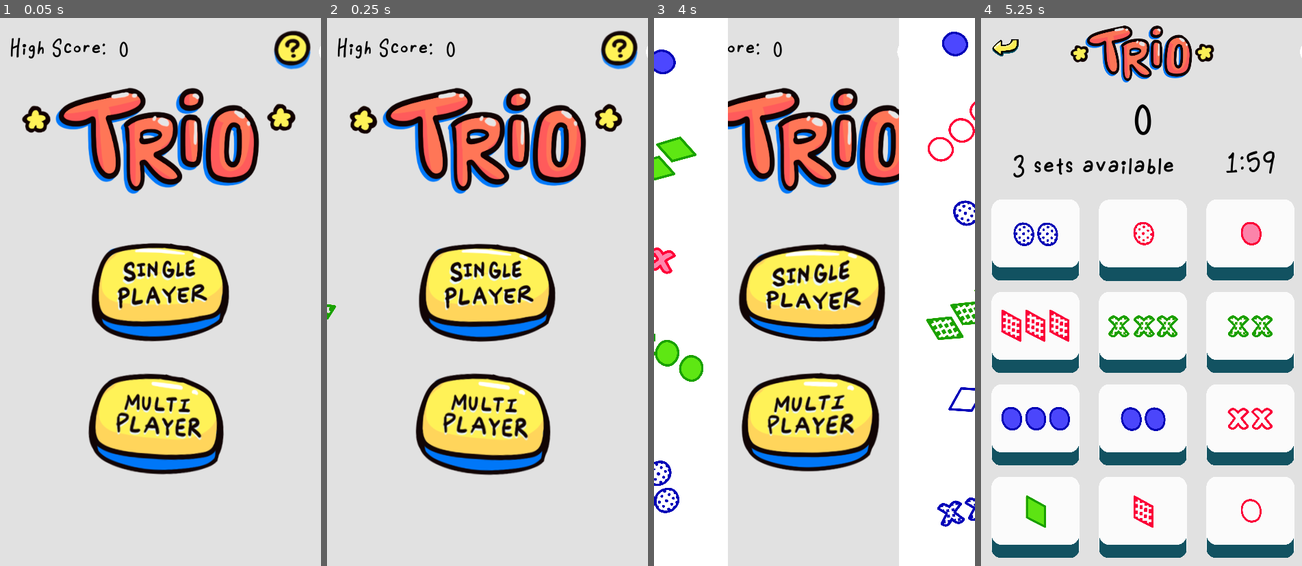
Above: before the commit, frames 1-4 (left to right).
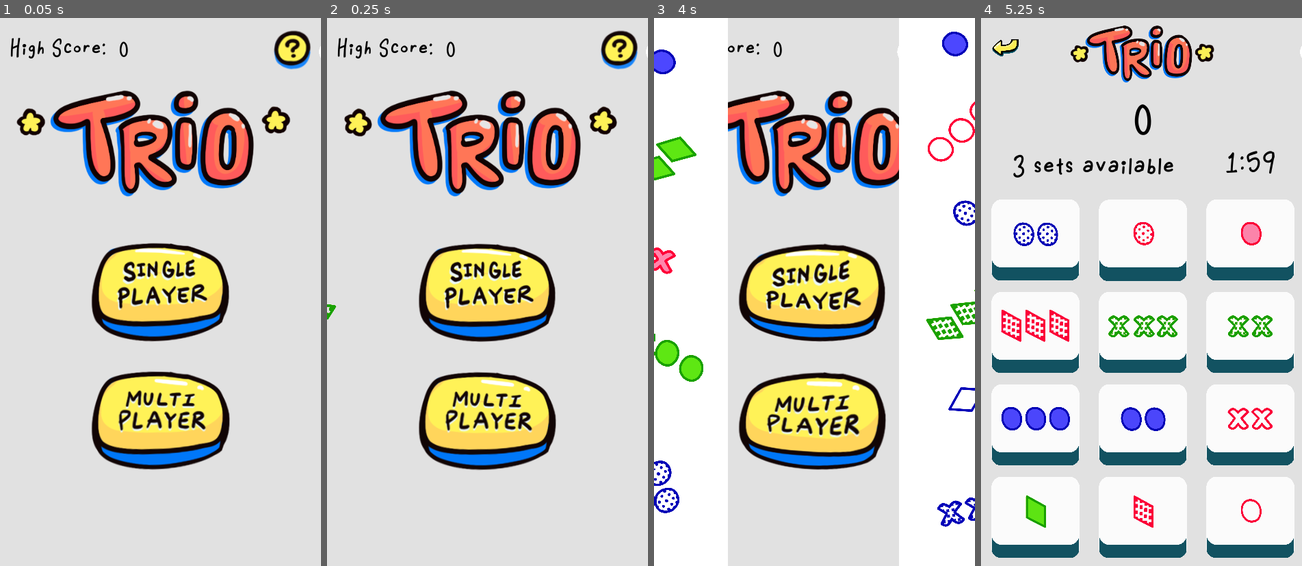
Above: after the commit, the same moments.

Repository: brennanho/Trio
Game: Godot game, scene res://Main.tscn
Two runs of this game, one before a commit and one after it. Both use one fixed random seed, a clock stepped at 60 frames per second and the inputs below. The engine's default icon, where the game draws it, is replaced by a stand-in: a white triangle on a blue panel in a dark square.
Inputs (mouse positions are in pixels of both pictures, inside the frame that each line leads up to):
- Up to frame 1 (0.05 s): no input
- Up to frame 2 (0.25 s): no input
- Up to frame 3 (4 s): click (811, 292) at 0.5 s; click (923, 231) at 1.27 s; click (923, 242) at 2.02 s; click (923, 231) at 2.77 s; click (676, 45) at 3.5 s
- Up to frame 4 (5.25 s): click (1138, 292) at 4.25 s

The runs differ from the first frame. In frame 1, 11% of the frame differs, in the area x 5-93%, y 12-84%; in frame 2, 11%; in frame 3, 9.1%; in frame 4, nothing differs.

Commit message:
Yoro

Diff:
--- a/Main.tscn
+++ b/Main.tscn
@@ -354,10 +354,10 @@
 margin_bottom = -0.0090332
 
 [node name="Title" type="TextureRect" parent="."]
-margin_left = 96.5162
-margin_top = 122.726
-margin_right = 490.516
-margin_bottom = 330.726
+margin_left = 87.0
+margin_top = 128.0
+margin_right = 481.0
+margin_bottom = 336.0
 texture = ExtResource( 1 )
 expand = true
 
@@ -391,7 +391,6 @@
 anims/Rotate = SubResource( 2 )
 
 [node name="Singleplayer" type="TextureButton" parent="."]
-editor/display_folded = true
 show_behind_parent = true
 material = ExtResource( 3 )
 margin_left = 160.0
@@ -410,10 +409,10 @@
 [node name="Tile" type="TextureRect" parent="Singleplayer/Flying_Tiles"]
 show_behind_parent = true
 use_parent_material = true
-margin_left = 191.56
-margin_top = -347.029
-margin_right = 338.556
-margin_bottom = -129.06
+margin_left = 212.988
+margin_top = -343.133
+margin_right = 359.984
+margin_bottom = -125.164
 rect_rotation = 234.475
 rect_pivot_offset = Vector2( 81.0553, 106.083 )
 rect_clip_content = true
@@ -511,10 +510,10 @@
 
 [node name="Multiplayer" type="TextureButton" parent="."]
 material = ExtResource( 3 )
-margin_left = 161.184
-margin_top = 661.36
-margin_right = 422.184
-margin_bottom = 857.36
+margin_left = 160.0
+margin_top = 660.0
+margin_right = 432.0
+margin_bottom = 847.0
 texture_normal = ExtResource( 13 )
 texture_pressed = ExtResource( 14 )
 expand = true
--- a/Multiplayer.tscn
+++ b/Multiplayer.tscn
@@ -297,10 +297,10 @@
 
 [node name="Join_Game" type="TextureButton" parent="Background"]
 material = ExtResource( 3 )
-margin_left = 146.604
-margin_top = 617.315
-margin_right = 435.604
-margin_bottom = 852.315
+margin_left = 160.0
+margin_top = 660.0
+margin_right = 432.0
+margin_bottom = 850.0
 rect_rotation = 360.024
 texture_normal = ExtResource( 4 )
 texture_pressed = ExtResource( 5 )
@@ -335,10 +335,10 @@
 [node name="Tile4" type="TextureRect" parent="Background/Join_Game/Flying_Tiles"]
 show_behind_parent = true
 use_parent_material = true
-margin_left = -251.259
-margin_top = 23.9869
-margin_right = -104.262
-margin_bottom = 241.95
+margin_left = -270.851
+margin_top = 33.0392
+margin_right = -123.854
+margin_bottom = 251.002
 rect_rotation = 12.1076
 rect_pivot_offset = Vector2( 81.0553, 106.083 )
 rect_clip_content = true
@@ -418,10 +418,10 @@
 [node name="Create_Game" type="TextureButton" parent="Background"]
 light_mask = 0
 material = ExtResource( 3 )
-margin_left = 150.964
-margin_top = 375.0
-margin_right = 433.964
-margin_bottom = 590.0
+margin_left = 160.0
+margin_top = 420.0
+margin_right = 432.0
+margin_bottom = 610.0
 rect_rotation = 359.829
 rect_pivot_offset = Vector2( 79.1722, 54.407 )
 texture_normal = ExtResource( 13 )
@@ -453,9 +453,9 @@
 script = ExtResource( 18 )
 
 [node name="Title" type="TextureRect" parent="Background"]
-margin_left = 87.1559
+margin_left = 87.0
 margin_top = 128.0
-margin_right = 481.156
+margin_right = 481.0
 margin_bottom = 336.0
 texture = ExtResource( 19 )
 expand = true
--- a/Select_Room.tscn
+++ b/Select_Room.tscn
@@ -111,7 +111,7 @@
 rotation = 1.5708
 scale = Vector2( 0.499022, 0.562123 )
 frames = SubResource( 8 )
-frame = 4
+frame = 2
 playing = true
 
 [connection signal="pressed" from="Back" to="Back" method="_on_Back_pressed"]
Not shown, changed: Trio.apk
